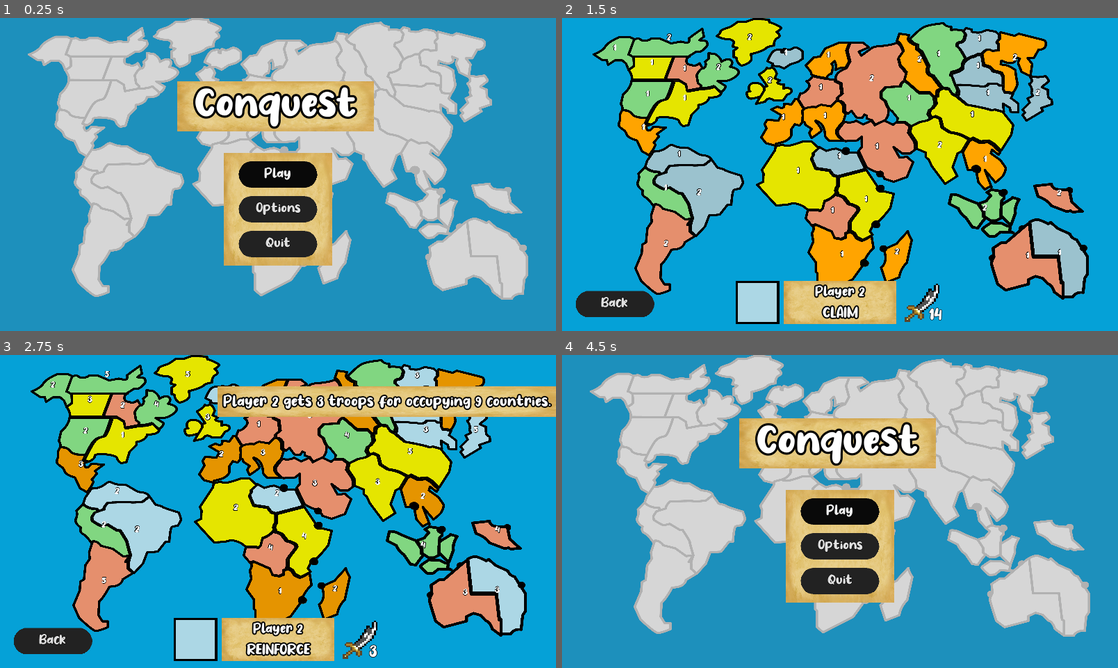
Above: before the commit, frames 1-4 (two rows, left to right).
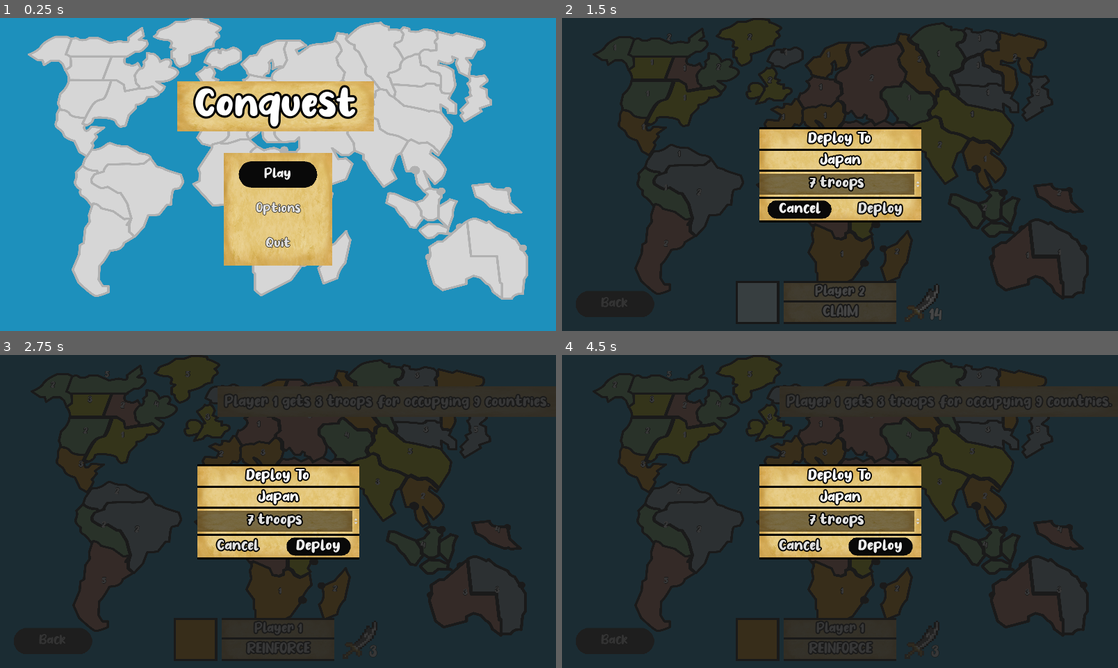
Above: after the commit, the same moments.

Repository: argosopentech/Conquest
Game: Godot game, scene res://Source/Main/Main.tscn
The game is run twice, just before and just after one commit, with the same random seed, the same clock (stepped at 60 frames per second) and the same inputs.
Inputs (mouse positions are in pixels of both pictures, inside the frame that each line leads up to):
- Up to frame 1 (0.25 s): no input
- Up to frame 2 (1.5 s): click "Play" at 0.5 s; click (801, 208) at 1.25 s, where only the run after the commit has a clickable "Cancel"
- Up to frame 3 (2.75 s): click (316, 545) at 2 s, where only the run after the commit has a clickable "Deploy"
- Up to frame 4 (4.5 s): click (878, 545) at 2.75 s, where only the run after the commit has a clickable "Deploy"; click (878, 545) at 3.5 s, where only the run after the commit has a clickable "Deploy"; click "Back" at 4.25 s

The runs differ from the first frame. In frame 1, 2.0% of the frame differs, in the area x 42-58%, y 45-77%; in frame 2, 98%; in frame 3, 98%, in the area x 0-100%, y 0-100%; in frame 4, 98%.

Commit message:
Deploy Menu

Diff:
--- a/Source/Gameplay/HUD/ActivePlayerHUD.tscn
+++ b/Source/Gameplay/HUD/ActivePlayerHUD.tscn
@@ -87,49 +87,57 @@
 [node name="Info" type="VBoxContainer" parent="InfoBorder"]
 anchor_right = 1.0
 anchor_bottom = 1.0
+rect_min_size = Vector2( 260, 0 )
 __meta__ = {
 "_edit_use_anchors_": false
 }
 
 [node name="MarginTop" type="ColorRect" parent="InfoBorder/Info"]
 margin_right = 260.0
-margin_bottom = 8.0
-rect_min_size = Vector2( 0, 8 )
-color = Color( 1, 1, 1, 0 )
+margin_bottom = 5.0
+rect_min_size = Vector2( 0, 5 )
+color = Color( 0, 0, 0, 1 )
 
 [node name="Name" type="Label" parent="InfoBorder/Info"]
-margin_top = 12.0
-margin_right = 260.0
-margin_bottom = 45.0
+margin_top = 9.0
+margin_right = 260.0
+margin_bottom = 42.0
+size_flags_horizontal = 3
+custom_fonts/font = SubResource( 1 )
+text = "Player 1"
+align = 1
+valign = 1
+__meta__ = {
+"_edit_use_anchors_": false
+}
+
+[node name="MarginMid" type="ColorRect" parent="InfoBorder/Info"]
+margin_top = 46.0
+margin_right = 260.0
+margin_bottom = 51.0
+rect_min_size = Vector2( 0, 5 )
+color = Color( 0, 0, 0, 1 )
+
+[node name="State" type="Label" parent="InfoBorder/Info"]
+margin_top = 55.0
+margin_right = 260.0
+margin_bottom = 92.0
 size_flags_horizontal = 3
 custom_fonts/font = SubResource( 2 )
-text = "Player 1"
-align = 1
-valign = 1
-__meta__ = {
-"_edit_use_anchors_": false
-}
-
-[node name="MarginMid" type="ColorRect" parent="InfoBorder/Info"]
-margin_top = 49.0
-margin_right = 260.0
-margin_bottom = 54.0
+text = "ATTACK"
+align = 1
+valign = 1
+uppercase = true
+__meta__ = {
+"_edit_use_anchors_": false
+}
+
+[node name="MarginBottom" type="ColorRect" parent="InfoBorder/Info"]
+margin_top = 96.0
+margin_right = 260.0
+margin_bottom = 101.0
 rect_min_size = Vector2( 0, 5 )
-color = Color( 1, 1, 1, 0 )
-
-[node name="State" type="Label" parent="InfoBorder/Info"]
-margin_top = 58.0
-margin_right = 260.0
-margin_bottom = 95.0
-size_flags_horizontal = 3
-custom_fonts/font = SubResource( 5 )
-text = "ATTACK"
-align = 1
-valign = 1
-uppercase = true
-__meta__ = {
-"_edit_use_anchors_": false
-}
+color = Color( 0, 0, 0, 1 )
 
 [node name="PlayerReinforcement" parent="." instance=ExtResource( 1 )]
 visible = false
--- /dev/null
+++ b/Source/Gameplay/HUD/DeployMenu.gd
@@ -0,0 +1,12 @@
+extends TextureRect
+
+class_name DeployMenu
+
+onready var troops_range = $Info/TroopsRange
+
+func _ready():
+	add_troops(7)
+
+func add_troops(troops):
+	troops_range.max_value = troops
+	troops_range.value = troops
--- /dev/null
+++ b/Source/Gameplay/HUD/DeployMenu.tscn
@@ -0,0 +1,229 @@
+[gd_scene load_steps=16 format=2]
+
+[ext_resource path="res://Assets/Fonts/no_virus/No Virus.ttf" type="DynamicFontData" id=1]
+[ext_resource path="res://Assets/Graphics/Textures/old_paper.png" type="Texture" id=2]
+[ext_resource path="res://Source/Gameplay/HUD/DeployMenu.gd" type="Script" id=3]
+[ext_resource path="res://Source/Button/Button.gd" type="Script" id=4]
+[ext_resource path="res://Source/Menu/HMenu.tscn" type="PackedScene" id=5]
+
+[sub_resource type="StyleBoxTexture" id=4]
+texture = ExtResource( 2 )
+region_rect = Rect2( 0, 0, 800, 500 )
+modulate_color = Color( 0.517647, 0.517647, 0.517647, 1 )
+
+[sub_resource type="DynamicFont" id=7]
+size = 36
+outline_size = 3
+outline_color = Color( 0, 0, 0, 1 )
+use_filter = true
+font_data = ExtResource( 1 )
+
+[sub_resource type="Theme" id=6]
+default_font = SubResource( 7 )
+LineEdit/colors/clear_button_color = Color( 0.88, 0.88, 0.88, 1 )
+LineEdit/colors/clear_button_color_pressed = Color( 1, 1, 1, 1 )
+LineEdit/colors/cursor_color = Color( 0.94, 0.94, 0.94, 1 )
+LineEdit/colors/font_color = Color( 0.88, 0.88, 0.88, 1 )
+LineEdit/colors/font_color_selected = Color( 0, 0, 0, 1 )
+LineEdit/colors/font_color_uneditable = Color( 0.88, 0.88, 0.88, 0.5 )
+LineEdit/colors/selection_color = Color( 0.49, 0.49, 0.49, 1 )
+LineEdit/constants/minimum_spaces = 12
+LineEdit/fonts/font = null
+LineEdit/icons/clear = null
+LineEdit/styles/focus = SubResource( 4 )
+LineEdit/styles/normal = SubResource( 4 )
+LineEdit/styles/read_only = SubResource( 4 )
+
+[sub_resource type="DynamicFont" id=3]
+size = 36
+outline_size = 3
+outline_color = Color( 0, 0, 0, 1 )
+use_filter = true
+font_data = ExtResource( 1 )
+
+[sub_resource type="DynamicFont" id=2]
+size = 36
+outline_size = 3
+outline_color = Color( 0, 0, 0, 1 )
+use_filter = true
+font_data = ExtResource( 1 )
+
+[sub_resource type="StyleBoxFlat" id=12]
+bg_color = Color( 0.0588235, 0.0588235, 0.0588235, 1 )
+corner_radius_top_left = 30
+corner_radius_top_right = 30
+corner_radius_bottom_right = 30
+corner_radius_bottom_left = 30
+
+[sub_resource type="StyleBoxFlat" id=11]
+bg_color = Color( 0.137255, 0.137255, 0.137255, 1 )
+corner_radius_top_left = 30
+corner_radius_top_right = 30
+corner_radius_bottom_right = 30
+corner_radius_bottom_left = 30
+
+[sub_resource type="StyleBoxFlat" id=10]
+bg_color = Color( 0.0392157, 0.0392157, 0.0392157, 1 )
+corner_radius_top_left = 30
+corner_radius_top_right = 30
+corner_radius_bottom_right = 30
+corner_radius_bottom_left = 30
+
+[sub_resource type="StyleBoxFlat" id=9]
+bg_color = Color( 0.0196078, 0.0196078, 0.0196078, 1 )
+corner_radius_top_left = 30
+corner_radius_top_right = 30
+corner_radius_bottom_right = 30
+corner_radius_bottom_left = 30
+
+[sub_resource type="StyleBoxFlat" id=8]
+bg_color = Color( 0.137255, 0.137255, 0.137255, 1 )
+corner_radius_top_left = 30
+corner_radius_top_right = 30
+corner_radius_bottom_right = 30
+corner_radius_bottom_left = 30
+
+[node name="DeployMenu" type="TextureRect"]
+anchor_left = 0.5
+anchor_top = 0.5
+anchor_right = 0.5
+anchor_bottom = 0.5
+margin_left = -186.5
+margin_top = -109.5
+margin_right = 186.5
+margin_bottom = 109.5
+theme = SubResource( 6 )
+texture = ExtResource( 2 )
+expand = true
+script = ExtResource( 3 )
+__meta__ = {
+"_edit_use_anchors_": false
+}
+
+[node name="Info" type="VBoxContainer" parent="."]
+anchor_right = 1.0
+anchor_bottom = 1.0
+rect_min_size = Vector2( 260, 0 )
+__meta__ = {
+"_edit_use_anchors_": false
+}
+
+[node name="MarginTop" type="ColorRect" parent="Info"]
+margin_right = 373.0
+margin_bottom = 5.0
+rect_min_size = Vector2( 0, 5 )
+color = Color( 0, 0, 0, 1 )
+
+[node name="Label" type="Label" parent="Info"]
+margin_top = 9.0
+margin_right = 373.0
+margin_bottom = 46.0
+size_flags_horizontal = 3
+custom_fonts/font = SubResource( 3 )
+text = "Deploy To"
+align = 1
+valign = 1
+__meta__ = {
+"_edit_use_anchors_": false
+}
+
+[node name="MarginMid1" type="ColorRect" parent="Info"]
+margin_top = 50.0
+margin_right = 373.0
+margin_bottom = 55.0
+rect_min_size = Vector2( 0, 5 )
+color = Color( 0, 0, 0, 1 )
+
+[node name="Country" type="Label" parent="Info"]
+margin_top = 59.0
+margin_right = 373.0
+margin_bottom = 96.0
+size_flags_horizontal = 3
+custom_fonts/font = SubResource( 2 )
+text = "Japan"
+align = 1
+valign = 1
+__meta__ = {
+"_edit_use_anchors_": false
+}
+
+[node name="MarginMid2" type="ColorRect" parent="Info"]
+margin_top = 100.0
+margin_right = 373.0
+margin_bottom = 105.0
+rect_min_size = Vector2( 0, 5 )
+color = Color( 0, 0, 0, 1 )
+
+[node name="TroopsRange" type="SpinBox" parent="Info"]
+margin_top = 109.0
+margin_right = 373.0
+margin_bottom = 158.0
+rect_min_size = Vector2( 0, 49 )
+min_value = 1.0
+value = 1.0
+align = 1
+suffix = "troops"
+
+[node name="MarginMid3" type="ColorRect" parent="Info"]
+margin_top = 162.0
+margin_right = 373.0
+margin_bottom = 167.0
+rect_min_size = Vector2( 0, 5 )
+color = Color( 0, 0, 0, 1 )
+
+[node name="HMenu" parent="Info" instance=ExtResource( 5 )]
+margin_top = 171.0
+margin_right = 373.0
+margin_bottom = 210.0
+size_flags_vertical = 3
+
+[node name="MarginLeft" type="Label" parent="Info/HMenu"]
+margin_top = 1.0
+margin_bottom = 38.0
+
+[node name="Cancel" type="Button" parent="Info/HMenu"]
+margin_left = 20.0
+margin_right = 166.0
+margin_bottom = 39.0
+size_flags_horizontal = 3
+custom_styles/hover = SubResource( 12 )
+custom_styles/pressed = SubResource( 11 )
+custom_styles/focus = SubResource( 10 )
+custom_styles/disabled = SubResource( 9 )
+custom_styles/normal = SubResource( 8 )
+text = "Cancel"
+flat = true
+script = ExtResource( 4 )
+
+[node name="MarginMid" type="Label" parent="Info/HMenu"]
+margin_left = 186.0
+margin_top = 1.0
+margin_right = 186.0
+margin_bottom = 38.0
+
+[node name="Deploy" type="Button" parent="Info/HMenu"]
+margin_left = 206.0
+margin_right = 353.0
+margin_bottom = 39.0
+size_flags_horizontal = 3
+custom_styles/hover = SubResource( 12 )
+custom_styles/pressed = SubResource( 11 )
+custom_styles/focus = SubResource( 10 )
+custom_styles/disabled = SubResource( 9 )
+custom_styles/normal = SubResource( 8 )
+text = "Deploy"
+flat = true
+script = ExtResource( 4 )
+
+[node name="MarginRight" type="Label" parent="Info/HMenu"]
+margin_left = 373.0
+margin_top = 1.0
+margin_right = 373.0
+margin_bottom = 38.0
+
+[node name="MarginBottom" type="ColorRect" parent="Info"]
+margin_top = 214.0
+margin_right = 373.0
+margin_bottom = 219.0
+rect_min_size = Vector2( 0, 5 )
+color = Color( 0, 0, 0, 1 )
--- a/Source/Gameplay/Player/Player.tscn
+++ b/Source/Gameplay/Player/Player.tscn
@@ -1,7 +1,8 @@
-[gd_scene load_steps=3 format=2]
+[gd_scene load_steps=4 format=2]
 
 [ext_resource path="res://Source/Gameplay/Player/Player.gd" type="Script" id=1]
 [ext_resource path="res://Source/Gameplay/HUD/ActivePlayerHUD.tscn" type="PackedScene" id=2]
+[ext_resource path="res://Source/Gameplay/HUD/DeployMenu.tscn" type="PackedScene" id=3]
 
 [node name="Player" type="Node2D"]
 script = ExtResource( 1 )
@@ -24,3 +25,13 @@
 __meta__ = {
 "_edit_use_anchors_": false
 }
+
+[node name="Overlay" type="ColorRect" parent="HUD"]
+anchor_right = 1.0
+anchor_bottom = 1.0
+color = Color( 0.117647, 0.117647, 0.117647, 0.352941 )
+__meta__ = {
+"_edit_use_anchors_": false
+}
+
+[node name="DeployMenu" parent="HUD/Overlay" instance=ExtResource( 3 )]
--- a/Source/Main/Menu.tscn
+++ b/Source/Main/Menu.tscn
@@ -24,16 +24,19 @@
 
 [node name="Play" parent="." index="0" instance=ExtResource( 2 )]
 text = "Play"
+flat = true
 
 [node name="Options" parent="." index="1" instance=ExtResource( 2 )]
 margin_top = 80.0
 margin_bottom = 140.0
 text = "Options"
+flat = true
 
 [node name="Quit" parent="." index="2" instance=ExtResource( 2 )]
 margin_top = 160.0
 margin_bottom = 220.0
 text = "Quit"
+flat = true
 
 [node name="Overlay" type="CanvasLayer" parent="." index="3"]
 
--- a/project.godot
+++ b/project.godot
@@ -33,6 +33,11 @@
 "class": "CountryState",
 "language": "GDScript",
 "path": "res://Source/Gameplay/StateMachine/CountryStates/CountryState.gd"
+}, {
+"base": "TextureRect",
+"class": "DeployMenu",
+"language": "GDScript",
+"path": "res://Source/Gameplay/HUD/DeployMenu.gd"
 }, {
 "base": "PlayerState",
 "class": "DraftState",
@@ -120,6 +125,7 @@
 "AttackState": "",
 "Country": "",
 "CountryState": "",
+"DeployMenu": "",
 "DraftState": "",
 "FortifyState": "",
 "Game": "",
Not shown: 3 places in Source/Gameplay/HUD/ActivePlayerHUD.tscn that only renumber resources
